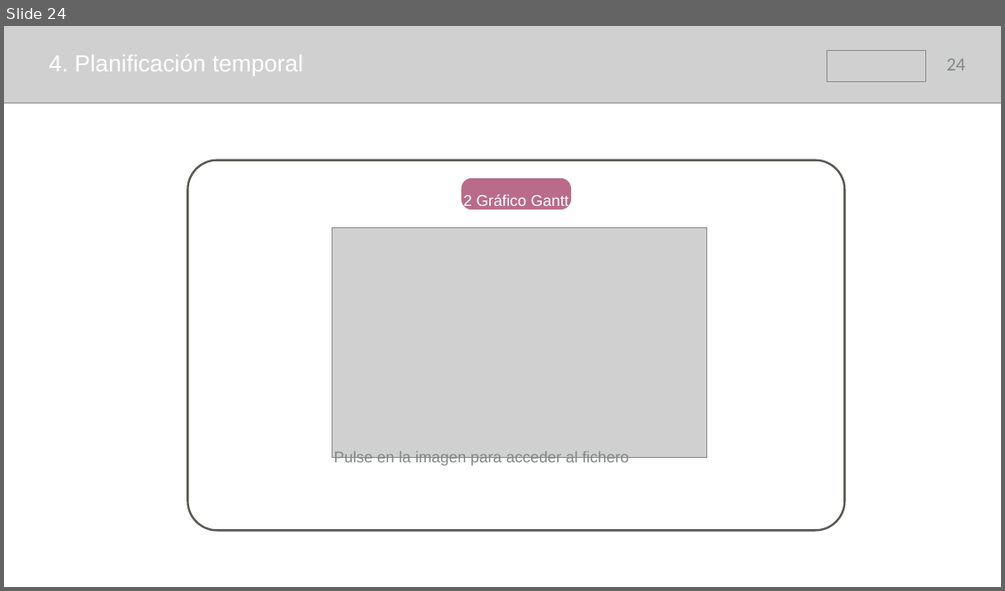
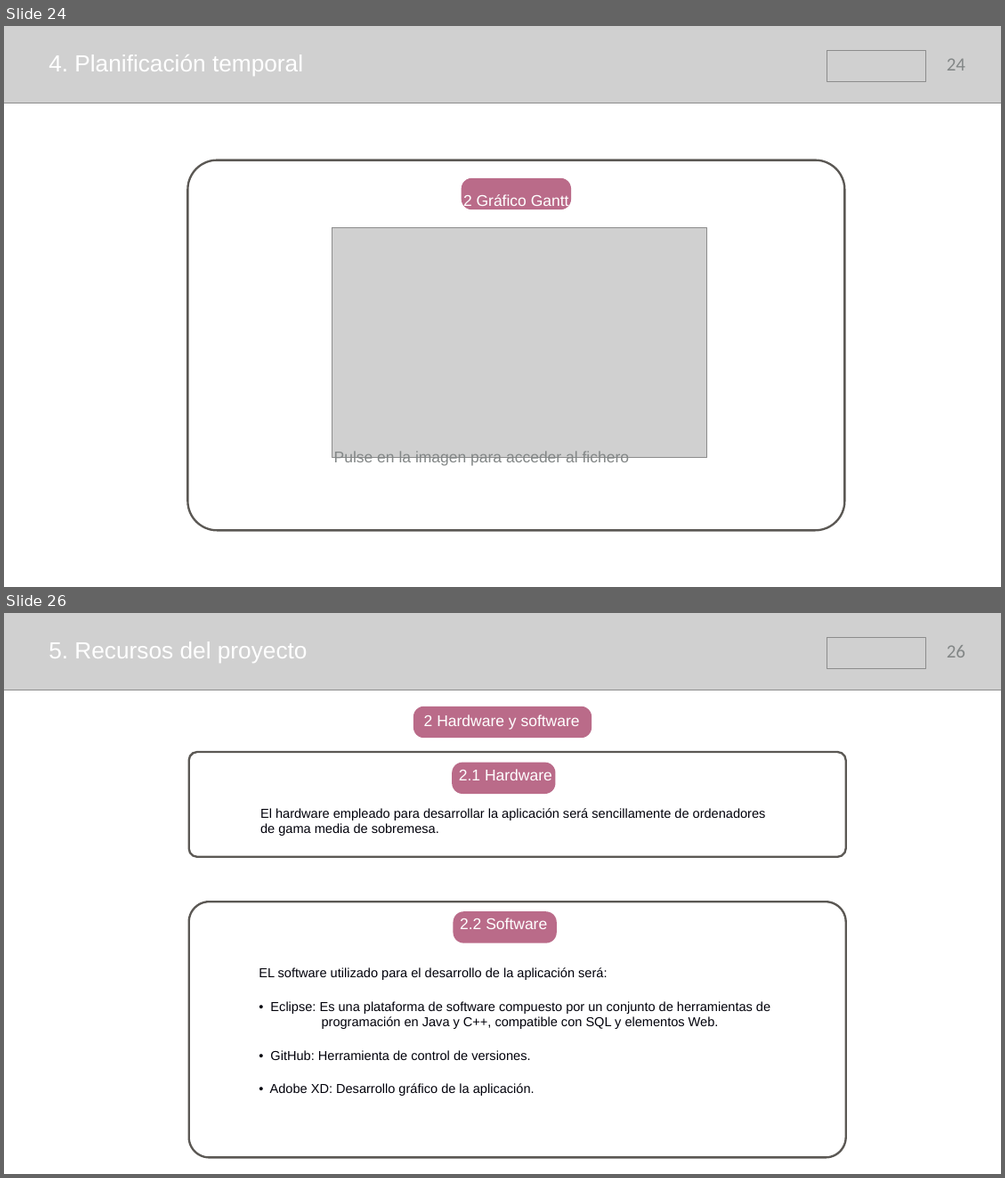
Before and after one commit to samusolo/iDoctor, a slide deck: Plan de proyecto.pptx. Shown one above the other, each under a label of ours: slide 24 before the commit, slides 24 and 26 after it; the slides between them are not shown. The pictures are 1005x591 and 1005x1178 pixels, drawn with LibreOffice and Linux fonts; fonts in the diff are those of the drawing; grey boxes stand for pictures. Boxes give left, top, right and bottom in pixels: in the first picture for what was removed or moved away, otherwise in the second. Text is boxed around its words. In the diff, an @@ line names an element or a change of style, - is before the commit and + after.

```diff
--- a/Plan de proyecto.pptx
+++ b/Plan de proyecto.pptx
@@ slide 26 added at [4,613,1001,1174], background #FFFFFF @@
@@ picture added at [4,613,1001,690] @@
@@ picture added at [826,637,925,669] @@
@@ text added at [48,641,307,663], 45 pt, text #FFFFFF @@
+5. Recursos del proyecto
@@ page number added at [947,645,965,657], 36 pt, text #838787 @@
+26
@@ rounded rectangle added at [188,752,845,857], outline #5B5854 4 pt @@
@@ text added at [260,808,766,835], 25 pt, text #00000A @@
+El hardware empleado para desarrollar la aplicación será sencillamente de ordenadores de gama media de sobremesa.
@@ rounded rectangle added at [188,901,845,1157], outline #5B5854 4 pt @@
@@ group added at [413,706,591,942]: 3 rounded rectangles, 3 texts @@
+2 Hardware y software
+2.1 Hardware
+2.2 Software
@@ text added at [259,967,770,1095], 25 pt, text #00000A @@
+EL software utilizado para el desarrollo de la aplicación será:
+• Eclipse: Es una plataforma de software compuesto por un conjunto de herramientas de programación en Java y C++, compatible con SQL y elementos Web.
+• GitHub: Herramienta de control de versiones.
+• Adobe XD: Desarrollo gráfico de la aplicación.
```
Also in this commit, not shown: 2 slides changed, 4 other slides added, 11 slides removed.
